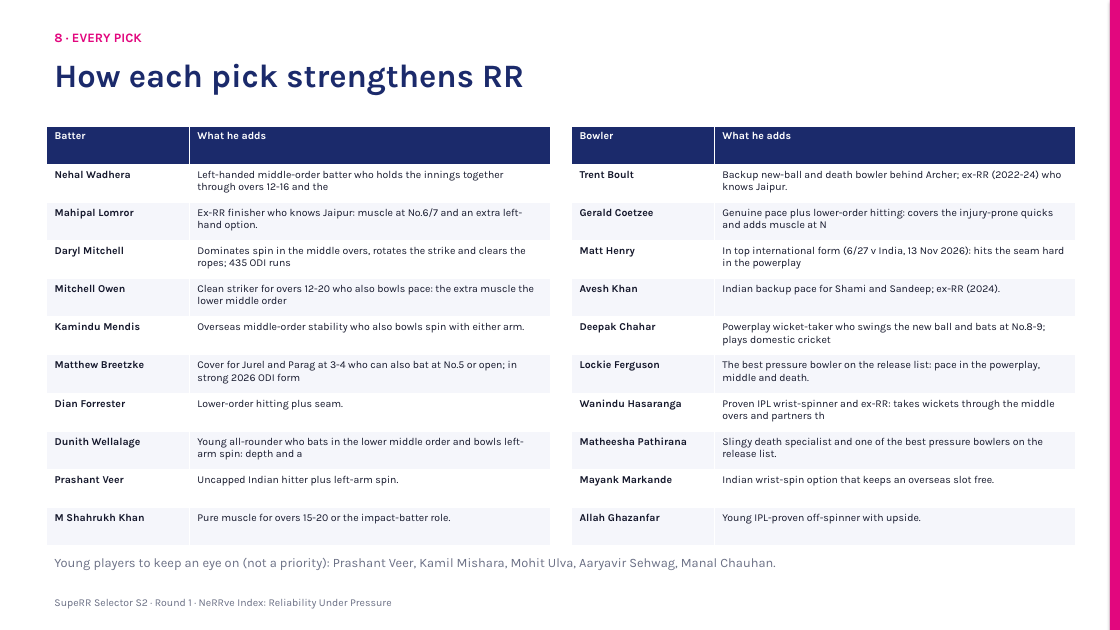
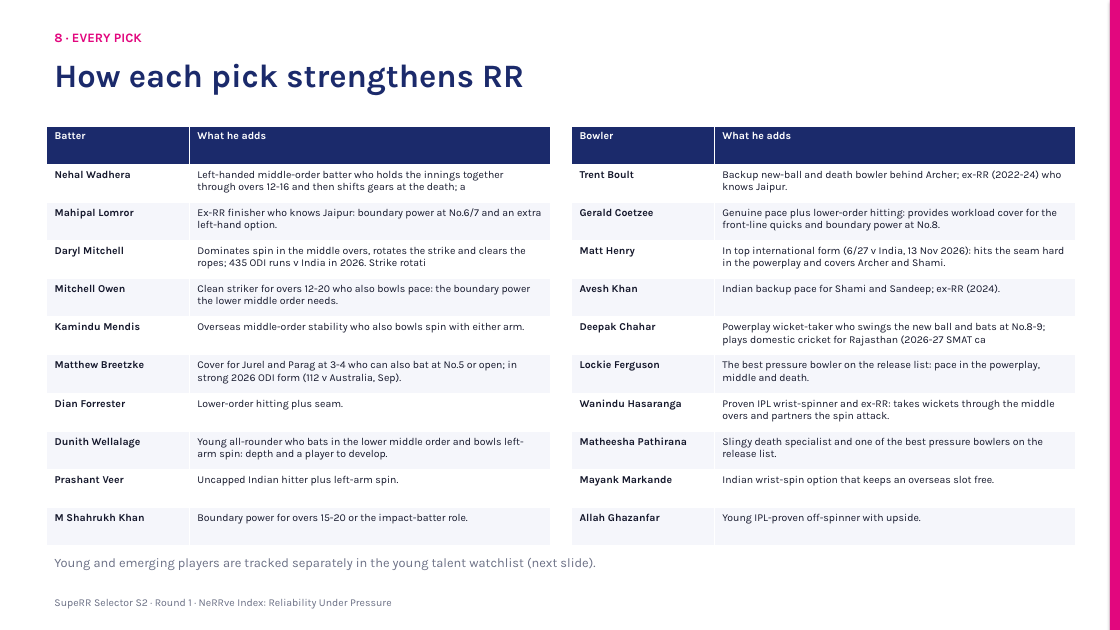
Before and after one commit to KoduruChandrasekhar/RRAuction-, a slide deck: slide 14 of submission/NeRRve_Deck.pptx (slide 13 before the commit). Drawn at 1120x630 pixels with LibreOffice and Linux fonts; fonts in the diff are those of the drawing. Boxes give left, top, right and bottom in pixels: in the first picture for what was removed or moved away, otherwise in the second. Text is boxed around its words. In the diff, an @@ line names an element or a change of style, - is before the commit and + after.

```diff
--- a/submission/NeRRve_Deck.pptx
+++ b/submission/NeRRve_Deck.pptx
@@ table at <box>46,126,550,546</box> @@
-row 2, column 2: Left-handed middle-order batter who holds the innings together through overs 12-16 and the
+row 2, column 2: Left-handed middle-order batter who holds the innings together through overs 12-16 and then shifts gears at the death; a
-row 3, column 2: Ex-RR finisher who knows Jaipur: muscle at No.6/7 and an extra left-hand option.
+row 3, column 2: Ex-RR finisher who knows Jaipur: boundary power at No.6/7 and an extra left-hand option.
-row 4, column 2: Dominates spin in the middle overs, rotates the strike and clears the ropes; 435 ODI runs
+row 4, column 2: Dominates spin in the middle overs, rotates the strike and clears the ropes; 435 ODI runs v India in 2026. Strike rotati
-row 5, column 2: Clean striker for overs 12-20 who also bowls pace: the extra muscle the lower middle order
+row 5, column 2: Clean striker for overs 12-20 who also bowls pace: the boundary power the lower middle order needs.
-row 7, column 2: Cover for Jurel and Parag at 3-4 who can also bat at No.5 or open; in strong 2026 ODI form
+row 7, column 2: Cover for Jurel and Parag at 3-4 who can also bat at No.5 or open; in strong 2026 ODI form (112 v Australia, Sep).
-row 9, column 2: Young all-rounder who bats in the lower middle order and bowls left-arm spin: depth and a
+row 9, column 2: Young all-rounder who bats in the lower middle order and bowls left-arm spin: depth and a player to develop.
-row 11, column 2: Pure muscle for overs 15-20 or the impact-batter role.
+row 11, column 2: Boundary power for overs 15-20 or the impact-batter role.
@@ table at <box>571,126,1075,546</box> @@
-row 3, column 2: Genuine pace plus lower-order hitting: covers the injury-prone quicks and adds muscle at N
+row 3, column 2: Genuine pace plus lower-order hitting: provides workload cover for the front-line quicks and boundary power at No.8.
-row 4, column 2: In top international form (6/27 v India, 13 Nov 2026): hits the seam hard in the powerplay
+row 4, column 2: In top international form (6/27 v India, 13 Nov 2026): hits the seam hard in the powerplay and covers Archer and Shami.
-row 6, column 2: Powerplay wicket-taker who swings the new ball and bats at No.8-9; plays domestic cricket
+row 6, column 2: Powerplay wicket-taker who swings the new ball and bats at No.8-9; plays domestic cricket for Rajasthan (2026-27 SMAT ca
-row 8, column 2: Proven IPL wrist-spinner and ex-RR: takes wickets through the middle overs and partners th
+row 8, column 2: Proven IPL wrist-spinner and ex-RR: takes wickets through the middle overs and partners the spin attack.
@@ text at <box>54,558,595,570</box>: text changed @@
-Young players to keep an eye on (not a priority): Prashant Veer, Kamil Mishara, Mohit Ulva, Aaryavir Sehwag, Manal Chauhan.
+Young and emerging players are tracked separately in the young talent watchlist (next slide).
```
Also in this commit, not shown: 8 other slides changed, 2 slides added, 8 other files.
